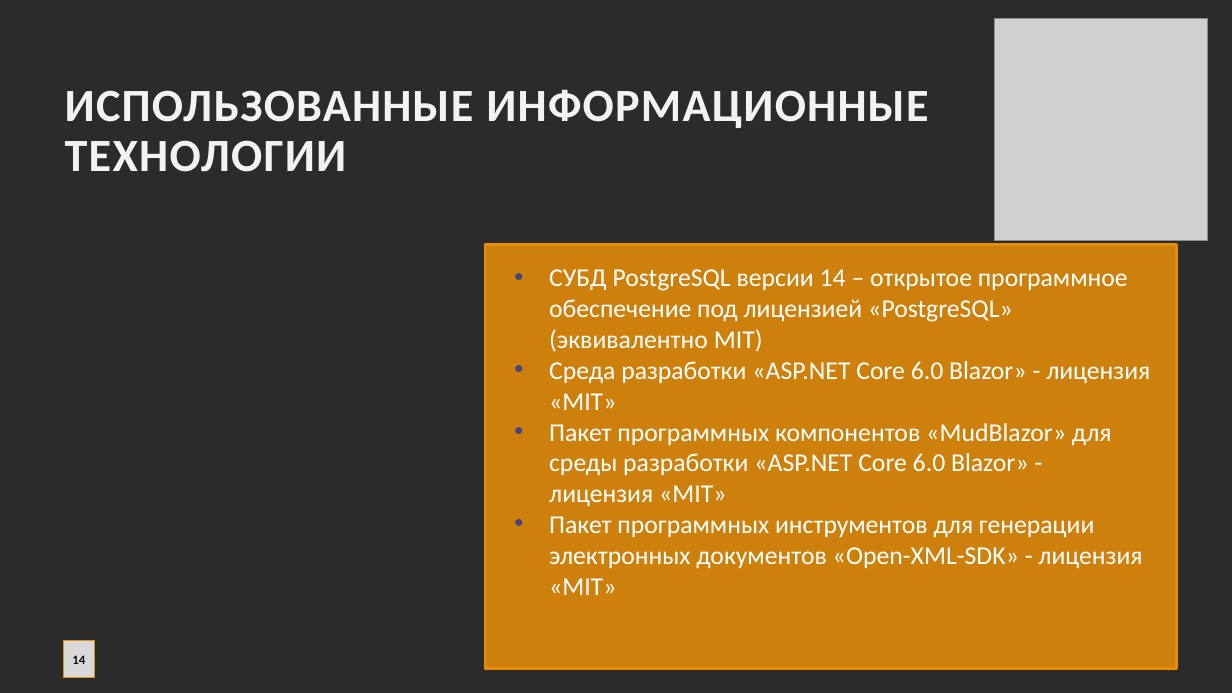
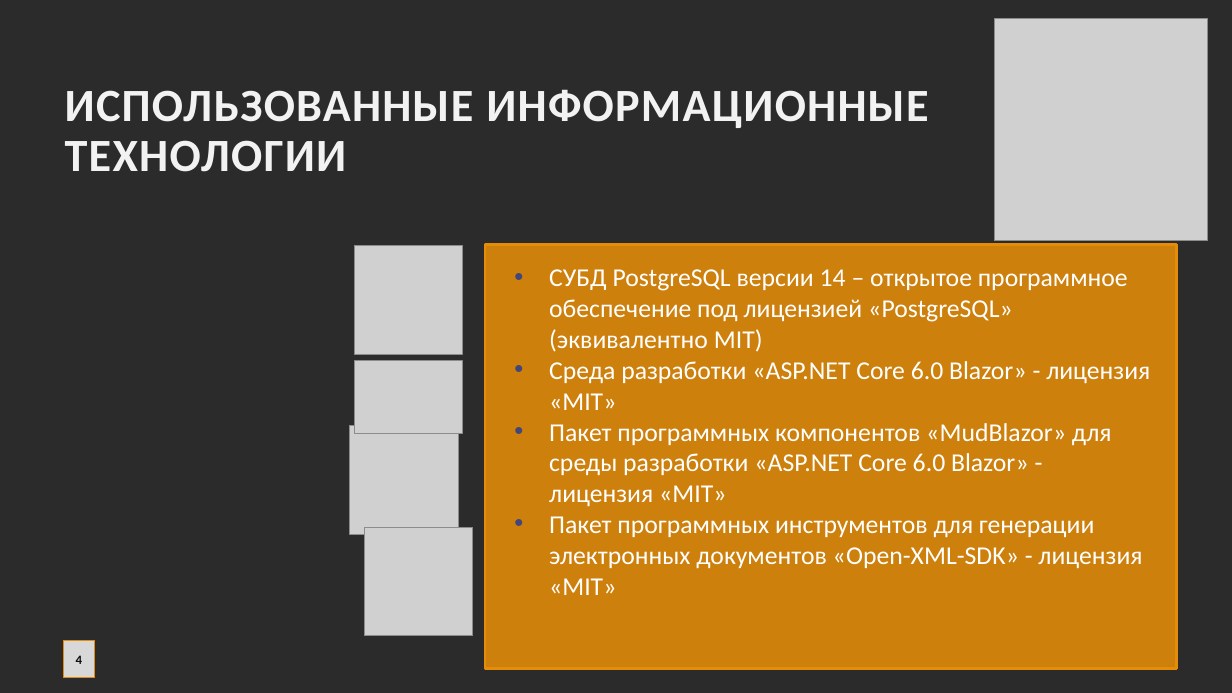
Before and after one commit to Alex2021cyberhuman/technical-school-automation-system, a slide deck: slide 4 of 10_Cистема_Техникум.pptx (slide 14 before the commit). Drawn at 1232x693 pixels with LibreOffice and Linux fonts; fonts in the diff are those of the drawing; grey boxes stand for pictures; background and template pictures are left out; a plain dark background stands for a picture behind light text. Boxes give left, top, right and bottom in pixels: in the first picture for what was removed or moved away, otherwise in the second. Text is boxed around its words. In the diff, an @@ line names an element or a change of style, - is before the commit and + after.

```diff
--- a/10_Cистема_Техникум.pptx
+++ b/10_Cистема_Техникум.pptx
@@ picture added at [354,245,462,354] @@
@@ picture added at [354,360,462,433] @@
@@ picture added at [350,426,459,535] @@
@@ picture added at [364,528,472,636] @@
@@ page number at [76,655,82,664]: text changed @@
-14
+4
```
Also in this commit, not shown: 5 other slides changed, 1 slide removed, 1 other file.
